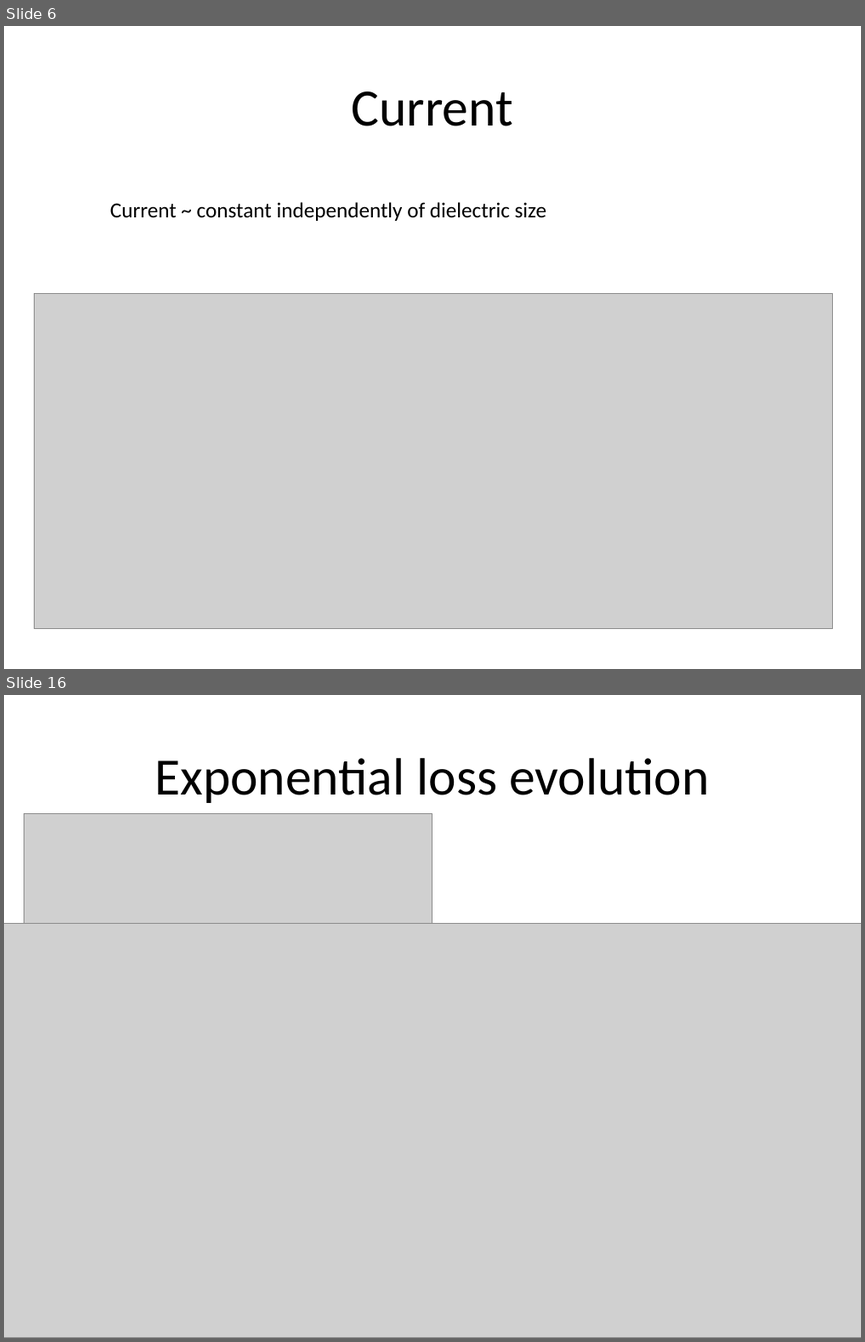
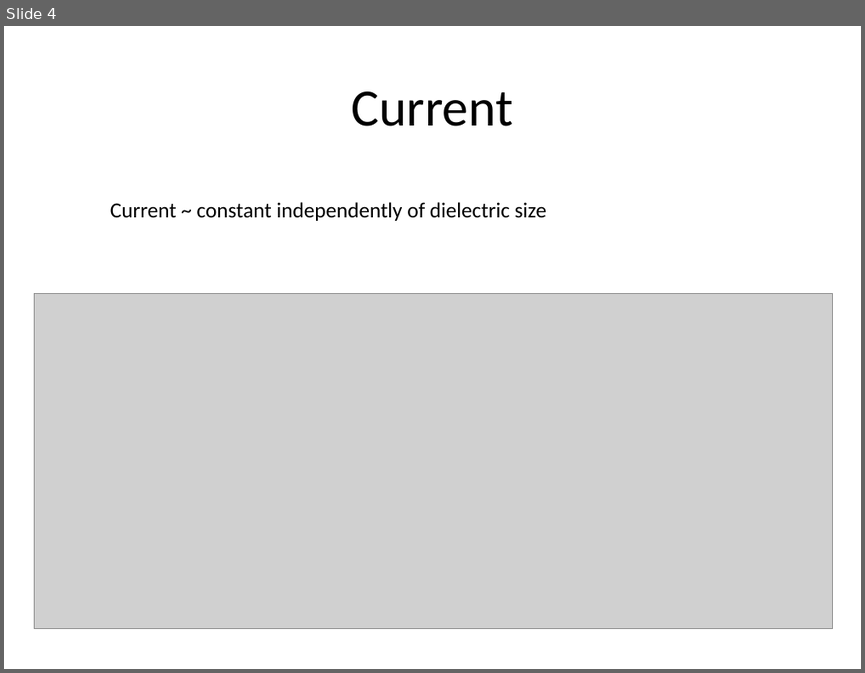
Before and after one commit to jhillairet/SOFT2018_Cold_Plasma_Modeling, a slide deck: Test Configurations/Results.pptx. Shown one above the other, each under a label of ours: slides 6 and 16 before the commit, slide 4 after it; the slides between them are not shown. The pictures are 865x1342 and 865x673 pixels, drawn with LibreOffice and Linux fonts; fonts in the diff are those of the drawing; grey boxes stand for pictures. Boxes give left, top, right and bottom in pixels: in the first picture for what was removed or moved away, otherwise in the second. Text is boxed around its words. In the diff, an @@ line names an element or a change of style, - is before the commit and + after.

```diff
--- a/Test Configurations/Results.pptx
+++ b/Test Configurations/Results.pptx
@@ slide 16 removed at [4,695,861,1338], background #FFFFFF @@
@@ title removed at [154,758,710,803] @@
-Exponential loss evolution
@@ picture removed at [24,814,432,944] @@
@@ picture removed at [4,924,861,1338] @@
@@ what was slide 6 is now slide 4 @@
```
Also in this commit, not shown: 12 slides added, 13 other slides removed.
